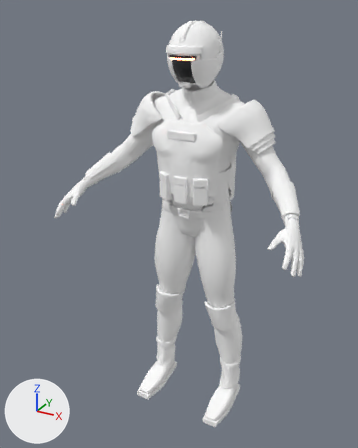
An edit to the glTF model fractured-time/public/assets/characters/heavy/heavy.glb, drawn before and after from the same camera.
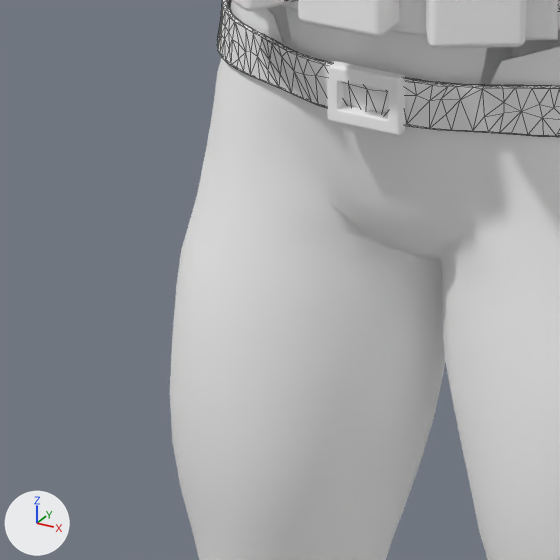
The first picture shows the older version from a 50 mm lens placed at (1.12, -2.28, 2.23), pointed at (-0.06, -0.13, 1.15). The close-ups show the older and then the newer version on the part from 36% to 59% of the width and 44% to 63% of the height of that picture. Only the edits that show in the close-ups are written down. The lights are fixed; the arrows at lower left show +X, +Y and +Z. The close-ups show mesh edges as thin lines.

Names of what the first close-up shows: 'npc_belt', 'npc_buckle', 'npc_carrier_front', 'npc_pouches', 'npc_shirt', 'npc_trousers' and 1 more.
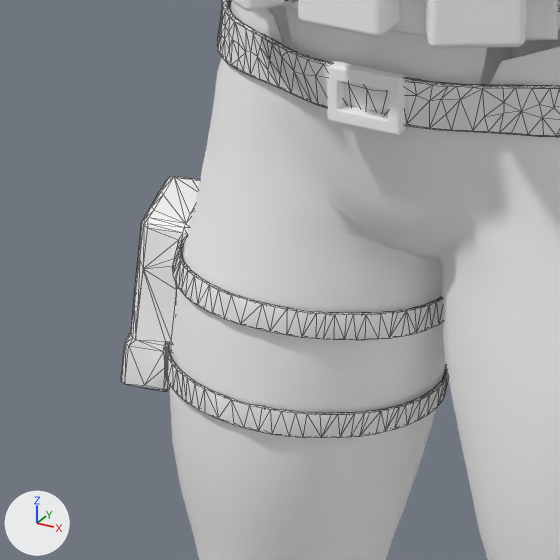
The change, as a list of edits to the scene's bpy script:
```text
Add me_mesh_26_1:
    me_mesh_26_1.from_pydata(...)  # 824 vertices, 1686 faces; spans x -0.312..-0.001, y -0.16..0.081, z 0.891..1.054
    me_mesh_26_1.materials.append(mat_heavy_gear)  # white #ffffff
Add ob_npc_legpouch:
    ob_npc_legpouch = bpy.data.objects.new('npc_legpouch', me_mesh_26_1)
    ob_npc_legpouch.location = (0.0, 0.0, 0.0)
```

What differs and where, as boxes (x1, y1, x2, y2) in the close-ups (560 x 560 px):
'npc_legpouch', added
    after: (121, 176, 448, 438)
